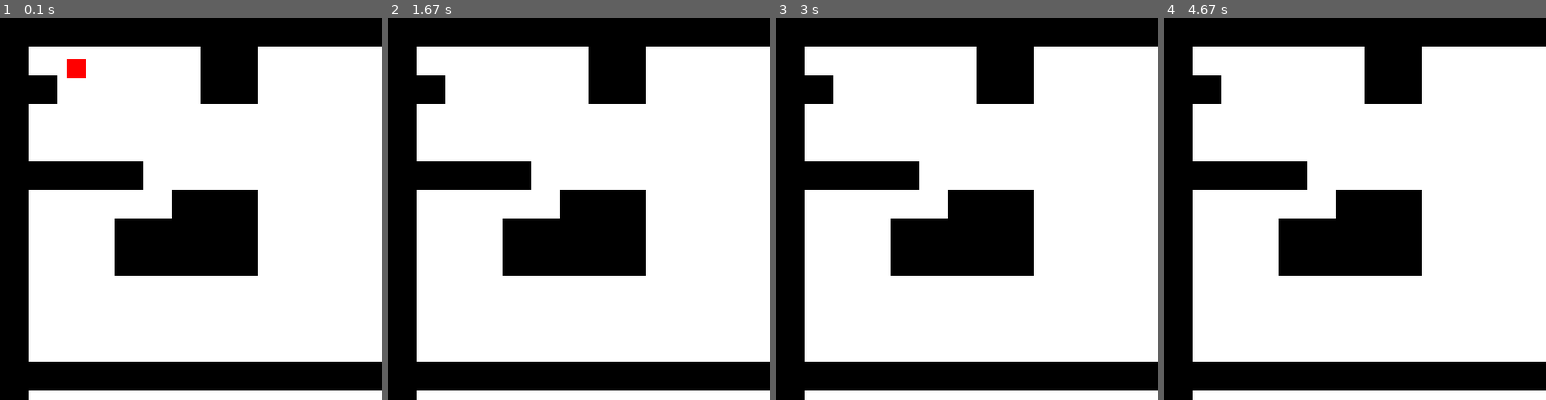
Above: before the commit, frames 1-4 (left to right).
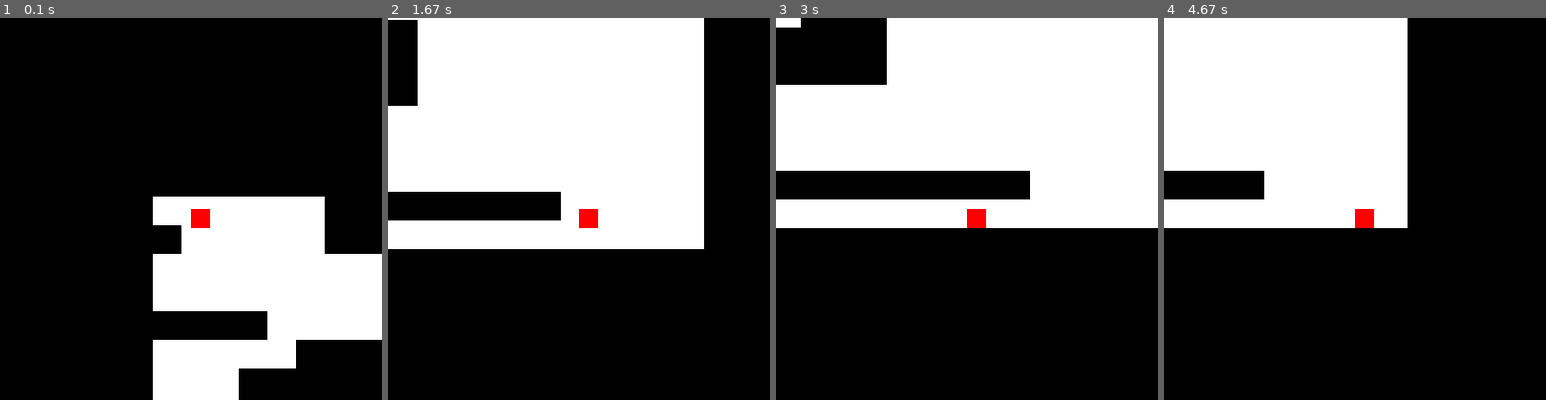
Above: after the commit, the same moments.

Repository: jshin92/pygame-platformer
Game: pygame game, started from game.py
Two runs of this game, one before a commit and one after it. Both use one fixed random seed, a clock stepped at 60 frames per second and the inputs below.
Inputs:
- Up to frame 1 (0.1 s): no input
- Up to frame 2 (1.67 s): hold Right 0.33-0.8 s; hold Right 0.83-1.3 s; hold Left from 1.33 s (still down)
- Up to frame 3 (3 s): release Left at 1.87 s; hold Left 1.9-2.3 s; hold Right 2.33-2.97 s
- Up to frame 4 (4.67 s): hold Left 3-3.47 s; hold Right 3.5-3.97 s; hold Right 4-4.47 s; hold Left from 4.5 s (still down)

The runs differ from the first frame. In frame 1, 58% of the frame differs, in the area x 7-100%, y 7-100%; in frame 2, 56%; in frame 3, 48%; in frame 4, 60%, in the area x 0-100%, y 0-100%.

Commit message:
got basic camera working

Diff:
--- /dev/null
+++ b/Camera.py
@@ -0,0 +1,4 @@
+class Camera:
+    def __init__(self):
+        self.x = 0
+        self.y = 0
--- a/Player.py
+++ b/Player.py
@@ -4,7 +4,8 @@
 
 
 class Player:
-    def __init__(self, screen, tile_map):
+    def __init__(self, dimensions, screen, tile_map, camera):
+        self.dimensions = dimensions
         self.screen = screen
         self.tile_map = tile_map
         self.color = RED
@@ -23,8 +24,10 @@
         self.moving_left = False
         self.moving_right = False
 
+        self.camera = camera
+
     def draw(self):
-        pygame.draw.rect(self.screen, self.color, [self.x, self.y, self.width, self.height])
+        pygame.draw.rect(self.screen, self.color, [self.x - self.camera.x, self.y - self.camera.y, self.width, self.height])
 
     def both_tiles_clear(self, first_tile, second_tile):
         return self.tile_map.tiles[first_tile[0]][first_tile[1]] != 0 and \
@@ -110,3 +113,6 @@
             else:
                 self.x += (bot_left[1] + 1) * self.tile_map.tile_width - self.x
                 self.x_velo = 0
+
+        self.camera.x = self.x - self.dimensions[0]/2
+        self.camera.y = self.y - self.dimensions[1]/2
--- a/game.py
+++ b/game.py
@@ -1,19 +1,21 @@
 import pygame
 import Tile_Map
 import Player
+import Camera
 
 BLACK = (0, 0, 0)
 WHITE = (255, 255, 255)
 BLUE = (0, 0, 255)
 
 FPS = 30
-size = [400, 400]
+dimensions = [400, 400]
 pygame.init()
-screen = pygame.display.set_mode(size)
+screen = pygame.display.set_mode(dimensions)
 pygame.display.set_caption("Platformer")
 
 tile_map = Tile_Map.TileMap()
-player = Player.Player(screen, tile_map)
+camera = Camera.Camera()
+player = Player.Player(dimensions, screen, tile_map, camera)
 
 done = False
 clock = pygame.time.Clock()
@@ -47,8 +49,8 @@
                 cur_color = WHITE
             elif cur_tile == 2:
                 cur_color = BLUE
-            pygame.draw.rect(screen, cur_color, [tile_map.tile_width * col,
-                                                 tile_map.tile_height * row,
+            pygame.draw.rect(screen, cur_color, [tile_map.tile_width * col - camera.x,
+                                                 tile_map.tile_height * row - camera.y,
                                                  tile_map.tile_width,
                                                  tile_map.tile_height])
     player.draw()
